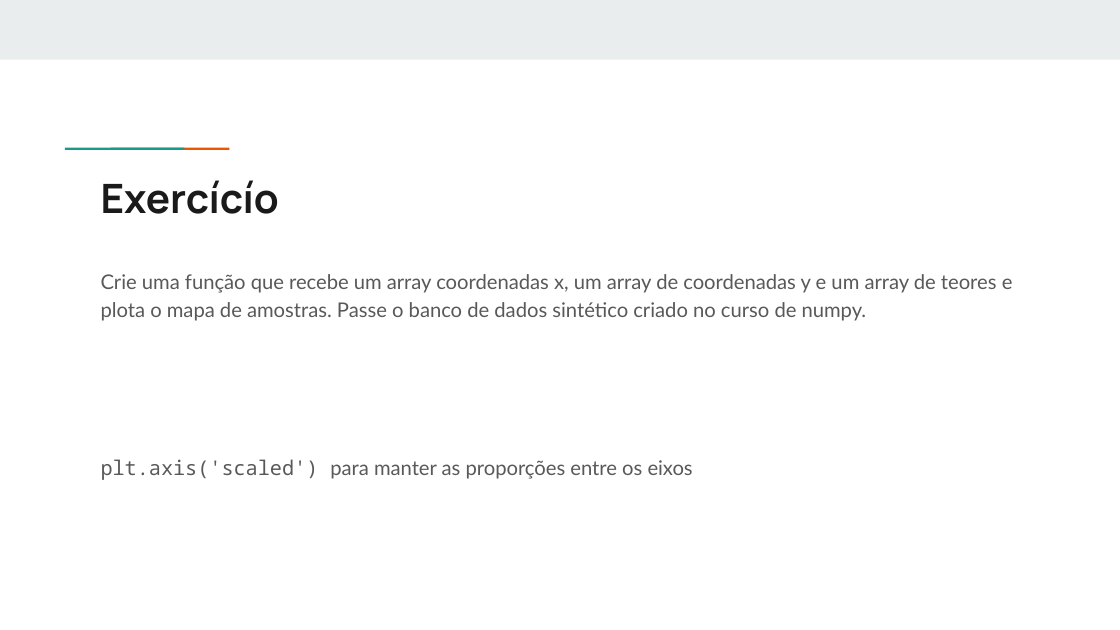
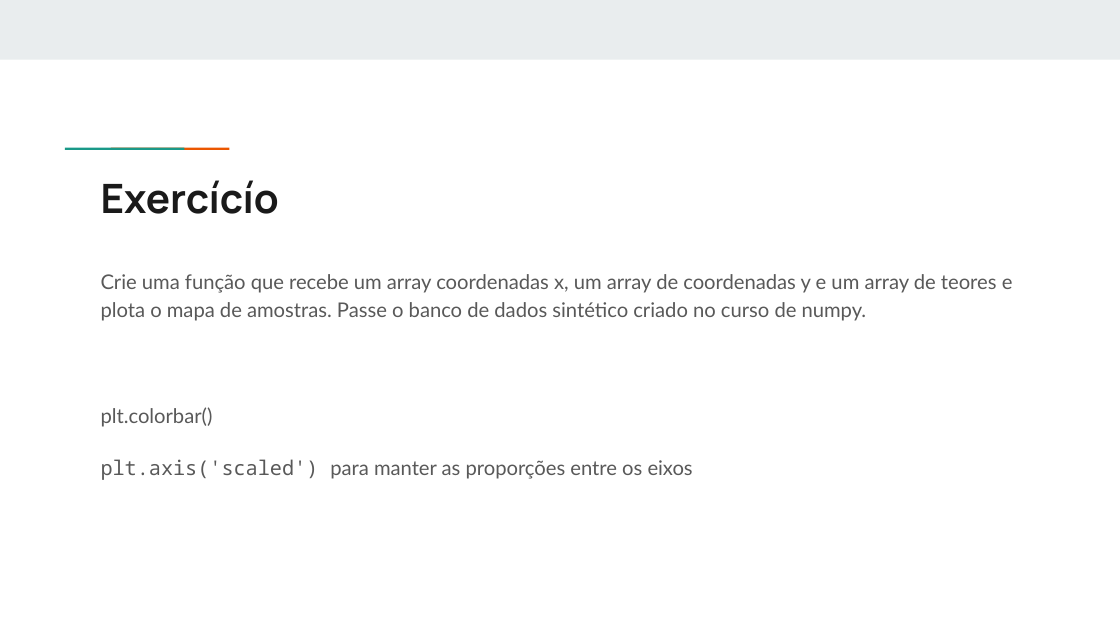
Before and after one commit to robertorolo/curso_python_aplicado_a_geoestatistica, a slide deck: slide 16 of Slides/07 - plotagem.pptx. Drawn at 1120x630 pixels with LibreOffice and Linux fonts; fonts in the diff are those of the drawing. Boxes give left, top, right and bottom in pixels: in the first picture for what was removed or moved away, otherwise in the second. Text is boxed around its words. In the diff, an @@ line names an element or a change of style, - is before the commit and + after.

```diff
--- a/Slides/07 - plotagem.pptx
+++ b/Slides/07 - plotagem.pptx
@@ text at [101,407,213,427]: paragraph added @@
+plt.colorbar()
```
Also in this commit, not shown: 2 other slides changed, 1 slide removed.
